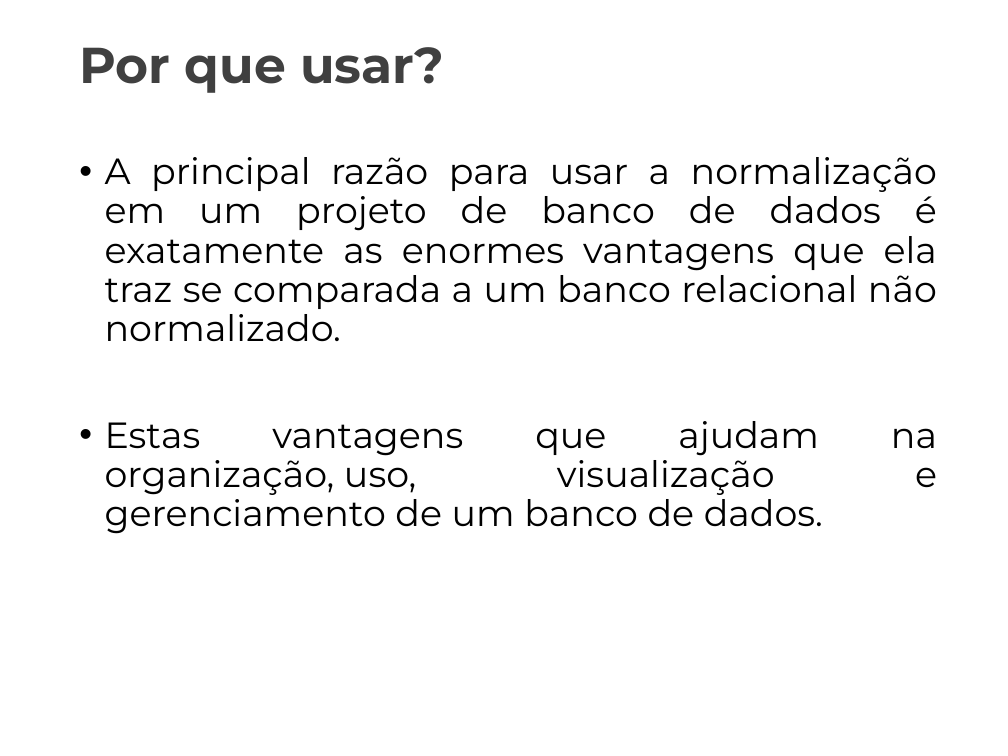
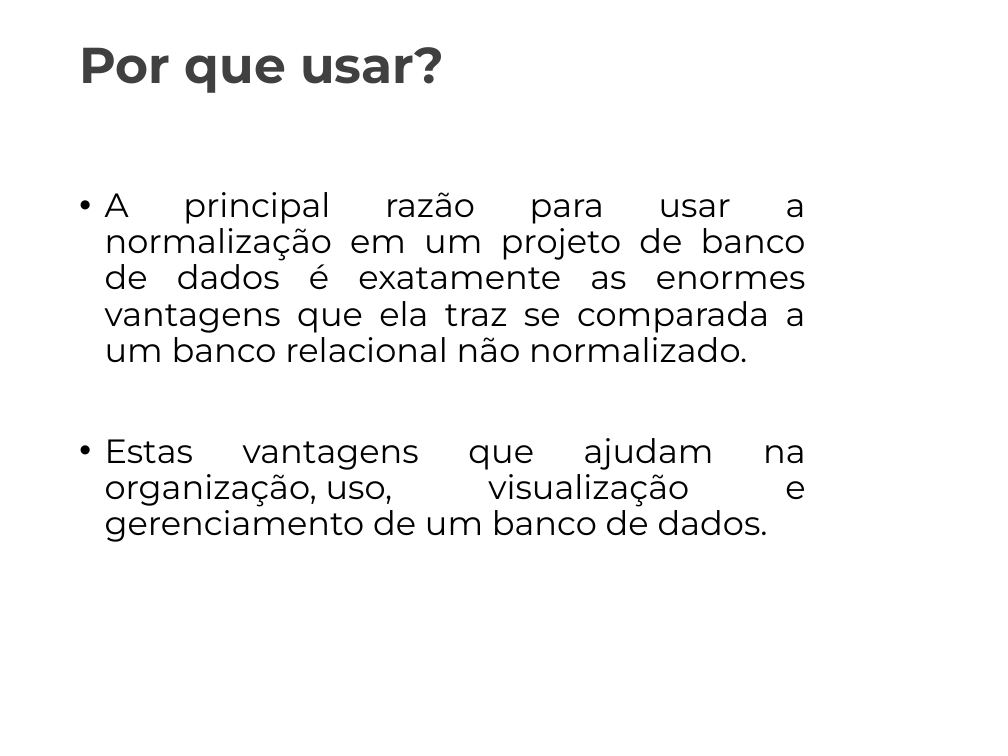
Before and after one commit to Marcaum04/Normalizacao-G2M, a slide deck: slide 6 of Projeto_Normalização/Apresentação_Final/AulaInvertida_Normalizacao.pptx. Drawn at 1008x756 pixels with LibreOffice and Linux fonts; fonts in the diff are those of the drawing; background and template pictures are left out. Boxes give left, top, right and bottom in pixels: in the first picture for what was removed or moved away, otherwise in the second. Text is boxed around its words. In the diff, an @@ line names an element or a change of style, - is before the commit and + after.

```diff
--- a/Projeto_Normalização/Apresentação_Final/AulaInvertida_Normalizacao.pptx
+++ b/Projeto_Normalização/Apresentação_Final/AulaInvertida_Normalizacao.pptx
@@ text "A principal razão para usar ..." moved from (x1=105, y1=157, x2=937, y2=534) to (x1=105, y1=192, x2=806, y2=542) @@
@@ text "A principal razão para usar ..." at (x1=105, y1=192, x2=806, y2=542): size 26 to 24 pt @@
```
Also in this commit, not shown: 17 other slides changed, 1 slide added, 1 slide removed, 1 other file.
